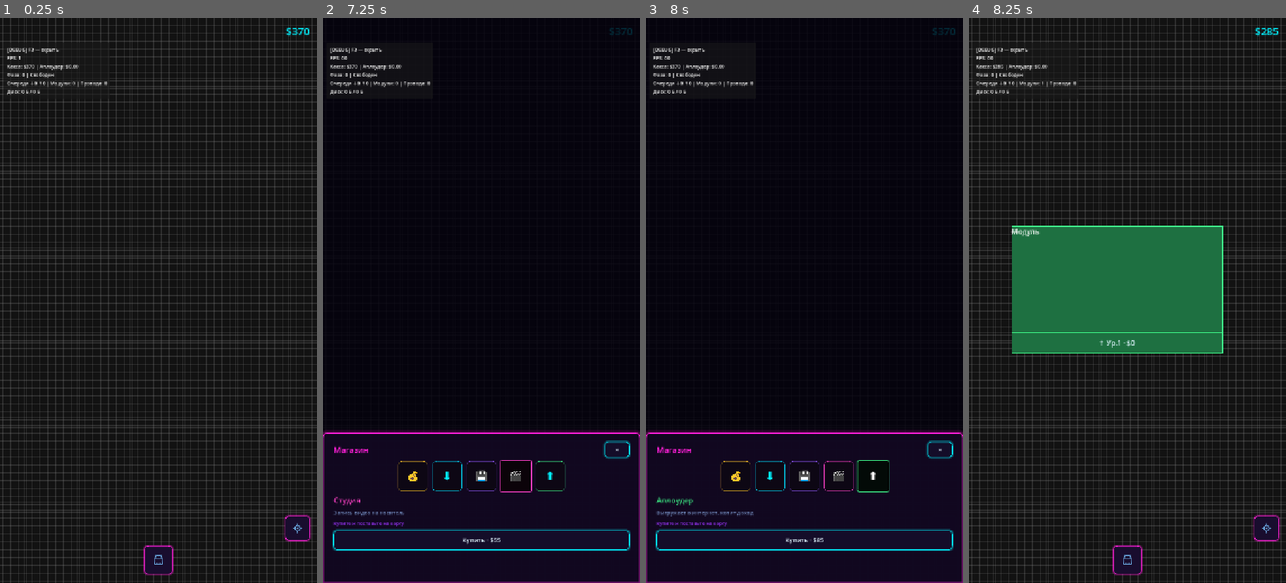
Above: before the commit, frames 1-4 (left to right).
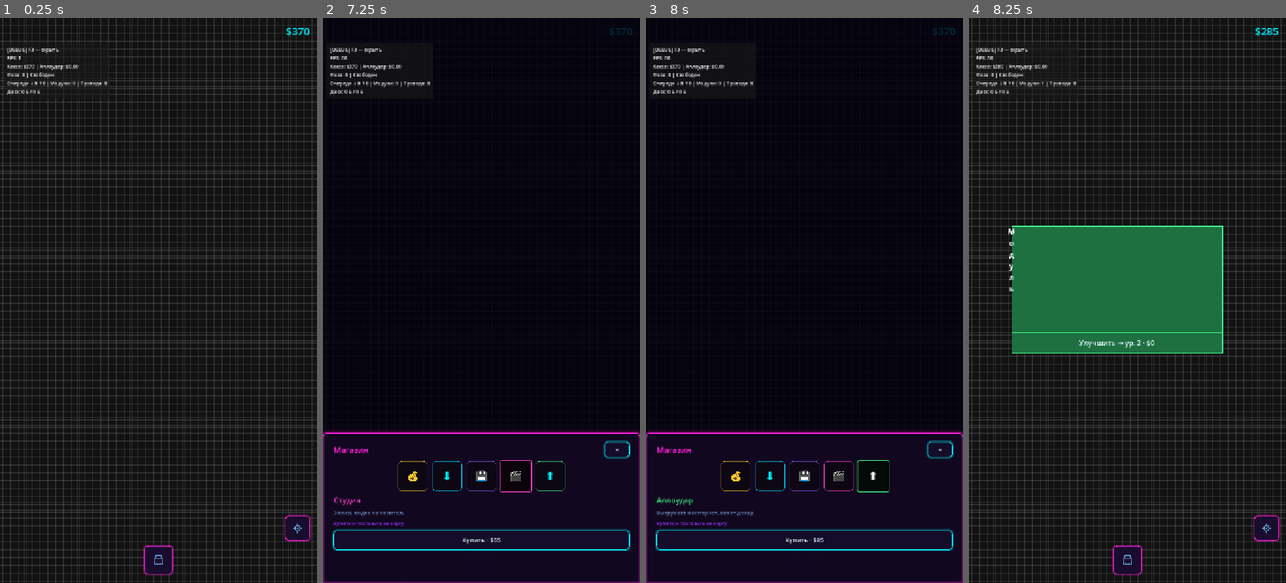
Above: after the commit, the same moments.

Repository: rkfsociety/UploadSimulator
Game: Godot game, scene res://scenes/main.tscn
The game is run twice, just before and just after one commit, with the same random seed, the same clock (stepped at 60 frames per second) and the same inputs.
Inputs (mouse positions are in pixels of both pictures, inside the frame that each line leads up to):
- Up to frame 1 (0.25 s): no input
- Up to frame 2 (7.25 s): click (481, 560) at 0.5 s; click (620, 526) at 1.25 s; click "×" at 2 s; click (481, 560) at 2.75 s; click "💰" at 3.5 s; click "💰" at 4.25 s; click "⬇" at 5 s; click "💾" at 5.75 s; click "🎬" at 6.5 s
- Up to frame 3 (8 s): click "⬆" at 7.25 s
- Up to frame 4 (8.25 s): click "Купить · $85" at 8 s

Frames 1-3 are identical in both runs. In frame 4, 0.3% of the frame differs, in the area x 12-59%, y 37-59%.
Error in both runs: Invalid access to property or key 'pressed' on a base object of type 'null instance'. (res://scripts/systems/blocks/placed_block.gd:89)

Commit message:
На модуле: название с уровнем, характеристики, файл в работе, цена улучшения.
Загрузчик показывает скорость и имя качаемого файла; остальные типы — по смыслу.

Diff:
--- a/scenes/blocks/placed_block.tscn
+++ b/scenes/blocks/placed_block.tscn
@@ -49,6 +49,7 @@
 theme_type_variation = &"title"
 text = "Модуль"
 horizontal_alignment = 1
+autowrap_mode = 3
 
 [node name="MetricLabel" type="Label" parent="MainMargin/MainVBox"]
 unique_name_in_owner = true
@@ -56,12 +57,14 @@
 theme_type_variation = &"metric"
 text = "—"
 horizontal_alignment = 1
+autowrap_mode = 3
 
 [node name="StateLabel" type="Label" parent="MainMargin/MainVBox"]
 unique_name_in_owner = true
 layout_mode = 2
 theme_type_variation = &"state"
 horizontal_alignment = 1
+autowrap_mode = 3
 
 [node name="ProgressBar" type="ProgressBar" parent="MainMargin/MainVBox"]
 unique_name_in_owner = true
@@ -118,4 +121,4 @@
 flat = true
 mouse_default_cursor_shape = 2
 text_overrun_behavior = 3
-text = "↑ Ур.1 · $0"
+text = "Улучшить → ур. 2 · $0"
--- a/scripts/core/game/game_display_service.gd
+++ b/scripts/core/game/game_display_service.gd
@@ -27,6 +27,7 @@
 	return str(get_block_display(uid).get("status", ""))
 
 
+## Постоянные характеристики модуля (скорость, ёмкость, длительность записи и т.д.).
 func get_block_metric(uid: String) -> String:
 	var inst := _field.get_instance(uid)
 	if not inst.is_valid():
@@ -34,16 +35,32 @@
 	var lvl: int = maxi(1, inst.level)
 	match inst.type_id:
 		"studio":
-			return "%.1f с · запись" % _pipeline.studio_duration_for(uid)
+			return "Длительность записи: %.1f с" % _pipeline.studio_duration_for(uid)
 		"downloader":
-			return ByteFormat.format_speed_bps(_pipeline.download_speed_for(uid))
+			return (
+				"Скорость: %s"
+				% ByteFormat.format_speed_bps(_pipeline.download_speed_for(uid))
+			)
 		"storage":
-			return "%s диск" % ByteFormat.format_bytes(_storage.storage_capacity_for(uid))
+			return "Ёмкость: %s" % ByteFormat.format_bytes(_storage.storage_capacity_for(uid))
 		"uploader":
-			return ByteFormat.format_speed_bps(_pipeline.upload_speed_for(uid))
+			return (
+				"Скорость: %s" % ByteFormat.format_speed_bps(_pipeline.upload_speed_for(uid))
+			)
 		"collector":
-			return "+%.0f%% к кассе" % (GameBonus.effect_at_level("collector", lvl) * 100.0)
+			return (
+				"Бонус к сбору: +%.0f%%"
+				% (GameBonus.effect_at_level("collector", lvl) * 100.0)
+			)
 	return ""
+
+
+# Укорачивает длинные имена файлов для подписи на модуле
+static func _short_title(title: String, max_len: int = 22) -> String:
+	var t := title.strip_edges()
+	if t.length() <= max_len:
+		return t
+	return t.substr(0, max_len - 1) + "…"
 
 
 func get_block_display(uid: String) -> Dictionary:
@@ -85,9 +102,9 @@
 		target["progress"] = _data.get_phase_progress()
 		target["action_enabled"] = false
 	elif _data.get_recorded_files() > 0:
-		target["status"] = "Готово: %d файл." % _data.get_recorded_files()
+		target["status"] = "Готово к скачиванию: %d файл." % _data.get_recorded_files()
 	else:
-		target["status"] = "Энергия %.0f" % _data.get_energy()
+		target["status"] = "Энергия: %.0f" % _data.get_energy()
 
 
 func _fill_downloader_display(target: Dictionary, uid: String, chain_file: Dictionary) -> void:
@@ -97,13 +114,15 @@
 	var queue := _data.get_download_queue()
 	if not queue.is_empty() and chain_file.get("downloader", "") == uid:
 		var job: FileTransferJob = queue[0]
-		target["status"] = "Качает %d%%" % int(job.progress * 100.0)
+		target["status"] = (
+			"Качает: «%s» · %d%%" % [_short_title(job.title), int(job.progress * 100.0)]
+		)
 		target["progress"] = job.progress
 		target["action_enabled"] = false
 	elif _data.get_recorded_files() > 0:
-		target["status"] = "В очереди: %d" % _data.get_recorded_files()
+		target["status"] = "В очереди на скачивание: %d файл." % _data.get_recorded_files()
 	else:
-		target["status"] = "Ждёт запись"
+		target["status"] = "Ждёт запись в студии"
 
 
 func _fill_storage_display(target: Dictionary) -> void:
@@ -112,10 +131,14 @@
 		used_pct = (
 			_storage.get_storage_used_bytes() / _storage.get_storage_capacity_bytes() * 100.0
 		)
-	target["status"] = "Диск %.0f%% · %d файл." % [used_pct, _data.get_stored_files().size()]
-	if not _data.get_download_queue().is_empty():
-		target["status"] = "Принимает файл..."
-		target["progress"] = _data.get_download_queue()[0].progress
+	target["status"] = "Занято: %.0f%% · %d файл." % [used_pct, _data.get_stored_files().size()]
+	var dl_queue := _data.get_download_queue()
+	if not dl_queue.is_empty():
+		var job: FileTransferJob = dl_queue[0]
+		target["status"] = (
+			"Принимает: «%s» · %d%%" % [_short_title(job.title), int(job.progress * 100.0)]
+		)
+		target["progress"] = job.progress
 
 
 func _fill_uploader_display(target: Dictionary, uid: String, chain_file: Dictionary) -> void:
@@ -125,11 +148,16 @@
 	var queue := _data.get_upload_queue()
 	if not queue.is_empty() and chain_file.get("uploader", "") == uid:
 		var job: FileTransferJob = queue[0]
-		target["status"] = "Грузит %d%%" % int(job.progress * 100.0)
+		target["status"] = (
+			"Грузит: «%s» · %d%%" % [_short_title(job.title), int(job.progress * 100.0)]
+		)
 		target["progress"] = job.progress
 		target["action_enabled"] = false
+	elif not _data.get_stored_files().is_empty():
+		var next: StoredFileEntry = _data.get_stored_files()[0]
+		target["status"] = "На диске: «%s»" % _short_title(next.title)
 	else:
-		target["status"] = "Сейф $%.0f" % _data.get_uploader_balance()
+		target["status"] = "Сейф: $%.0f" % _data.get_uploader_balance()
 
 
 func _fill_collector_display(target: Dictionary, uid: String, chain_money: Dictionary) -> void:
@@ -137,6 +165,8 @@
 	target["action_visible"] = not chain_money.is_empty()
 	target["action_enabled"] = _pipeline.can_collect_at(uid)
 	var inst := _field.get_instance(uid)
-	target["status"] = (
-		"Бонус +%.0f%%" % (GameBonus.effect_at_level("collector", inst.level) * 100.0)
-	)
+	var balance := _data.get_uploader_balance()
+	if balance >= GameConstants.MIN_COLLECT_BALANCE:
+		target["status"] = "Можно собрать: $%.0f" % balance
+	else:
+		target["status"] = "В аплоудере: $%.0f" % balance
--- a/scripts/systems/blocks/placed_block_view_data.gd
+++ b/scripts/systems/blocks/placed_block_view_data.gd
@@ -22,17 +22,22 @@
 	data.instance_uid = uid
 	data.block_type = type_id
 	var def: Dictionary = BlockDefs.TYPES.get(type_id, {})
-	data.title = str(def.get("name", type_id))
+	var lvl: int = GameState.field.get_instance_level(uid)
+	var block_name: String = str(def.get("name", type_id))
+	# Название и текущий уровень — в заголовке модуля
+	data.title = "%s · ур. %d" % [block_name, lvl]
 	data.accent = BlockDefs.get_block_color(type_id)
+	# Характеристики типа (скорость, ёмкость и т.д.)
 	data.metric = GameState.display.get_block_metric(uid)
 	var disp: Dictionary = GameState.display.get_block_display(uid)
+	# Текущее действие: файл, прогресс, очередь
 	data.status = str(disp.get("status", ""))
 	data.action_visible = bool(disp.get("action_visible", false))
 	data.action_text = str(disp.get("action_text", "—"))
 	data.action_enabled = bool(disp.get("action_enabled", false))
 	data.progress = float(disp.get("progress", -1.0))
-	var lvl: int = GameState.field.get_instance_level(uid)
 	var cost: int = GameState.field.get_instance_upgrade_cost(uid)
-	data.upgrade_text = "↑ Ур.%d · $%d" % [lvl + 1, cost]
+	# Стоимость улучшения до следующего уровня — на кнопке снизу
+	data.upgrade_text = "Улучшить → ур. %d · $%d" % [lvl + 1, cost]
 	data.upgrade_enabled = GameState.field.can_upgrade_instance(uid)
 	return data
Not shown, changed: README.md
